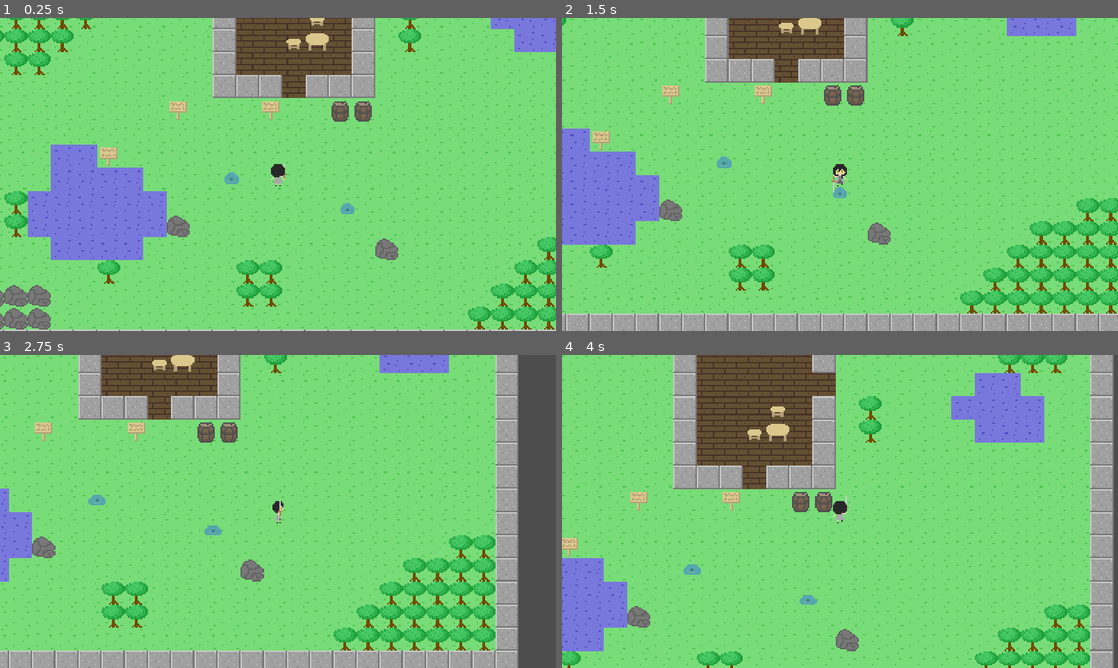
Above: before the commit, frames 1-4 (two rows, left to right).
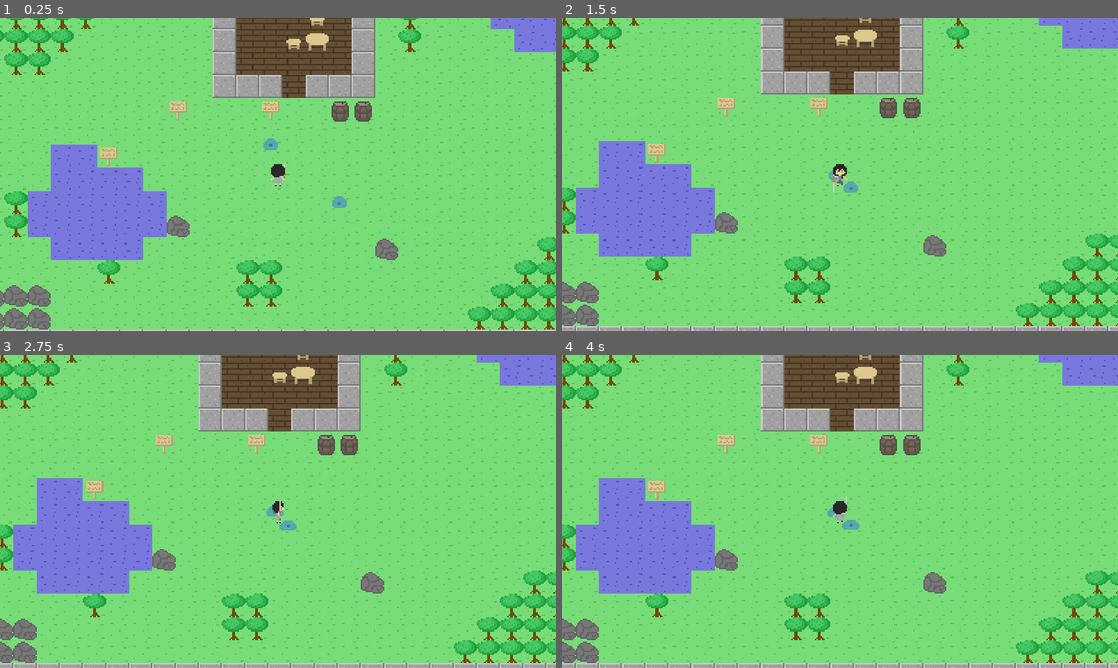
Above: after the commit, the same moments.

Repository: ktmage/test_game
Game: Godot game, scene res://main.tscn
Same seed, same stepped clock (60 frames per second), same inputs: the game is played once before the commit and once after it.
Inputs (mouse positions are in pixels of both pictures, inside the frame that each line leads up to):
- Up to frame 1 (0.25 s): no input
- Up to frame 2 (1.5 s): move the mouse to (739, 111) at 0.52 s; press the mouse at (739, 111) at 0.53 s; hold Right (ui_right) 0.53-1.28 s; move the mouse to (728, 190) at 1.27 s; release the mouse at (728, 190) at 1.28 s; hold Down (ui_down) from 1.28 s (still down); click (728, 190) at 1.35 s
- Up to frame 3 (2.75 s): move the mouse to (333, 442) at 2.02 s; release Down (ui_down) at 2.03 s; press the mouse at (333, 442) at 2.03 s; hold Right (ui_right) from 2.03 s (still down)
- Up to frame 4 (4 s): move the mouse to (812, 574) at 2.77 s; release Right (ui_right) at 2.78 s; release the mouse at (812, 574) at 2.78 s; hold Up (ui_up) 2.78-3.53 s; click (812, 574) at 2.85 s; move the mouse to (1006, 558) at 3.52 s; press the mouse at (1006, 558) at 3.53 s; hold Left (ui_left) from 3.53 s (still down)

The runs differ from the first frame. In frame 1, 0.3% of the frame differs, in the area x 40-64%, y 38-63%; in frame 2, 35%; in frame 3, 47%, in the area x 0-100%, y 0-100%; in frame 4, 45%.

Commit message:
[update] : 敵の移動aiコンポーネントの追加

Diff:
--- /dev/null
+++ b/component/com_enemy_move_ai/com_enemy_move_ai.gd
@@ -0,0 +1,112 @@
+extends Area2D
+
+@export var detection_range: int = 32
+@export var obstacle_range: int = 16
+
+var eight_direction_vector: Array[Vector2] = [Vector2(0,-1),Vector2(1,-1),Vector2(1,0),Vector2(1,1),Vector2(0,1),Vector2(-1,1),Vector2(-1,0),Vector2(-1,-1)]
+
+@onready var parent: CharacterBody2D = get_parent()	#CharacterBody2D以外が今後入るかもしれない
+@onready var rays: Array = get_node("rays").get_children()
+
+
+# Called when the node enters the scene tree for the first time.
+func _ready():
+	#detection_rangeの適用
+	print("えーっと、",get_parent().name," のdetection_rangeは... ",detection_range," ね！設定したよ！")
+	$CollisionShape2D.shape.radius = float(detection_range)
+	#obstacle_rageの適用
+	for ray in rays:
+		ray.target_position.y = float(obstacle_range)
+		print(ray.name,"...",ray.target_position)
+
+	#eight_direction_vectorの正規化
+	for i in range(len(eight_direction_vector)):
+		eight_direction_vector[i] = eight_direction_vector[i].normalized()
+	print(eight_direction_vector)
+
+
+# Called every frame. 'delta' is the elapsed time since the previous frame.
+func _process(delta):
+	pass
+
+
+func get_movedirection():
+	return(move_direction(area_check()))
+
+
+func area_check(): #範囲内にいるプレイヤーを返します。
+	var bodies = get_overlapping_bodies()  # エリア内の物体を取得
+	var closest_body = null  # 最も近い物体を保持するための変数
+	var closest_dist = INF  # 最も近い距離を保持するための変数（初期値は無限大）
+
+	for body in bodies:
+
+		if body.is_in_group("enemy_target"):
+			var dist = body.global_position.distance_to(global_position)  # エリアと各物体との距離を計算
+			if dist < closest_dist:  # もし計算した距離が最も近い距離よりも短ければ
+				closest_dist = dist  # 最も近い距離を更新
+				closest_body = body  # 最も近い物体を更新
+		else:
+			pass
+
+	if closest_body != null: #最短の物
+		var target = closest_body
+		#print(get_parent().name," が検知... ",closest_body.name)
+		return(target)
+	else:
+		pass
+
+
+func move_direction(target):
+	var for_derection_vector: Vector2 #targetへの方向vector
+	var interest_vector: Array[float] #進行方向決定に対するターゲット座標,周囲の障害物から算出する優先度
+	var parent_position: Vector2 = parent.position #親の座標
+	var target_position: Vector2 #ターゲットの座標
+
+	if target != null: #targetがいる際の処理
+		target_position = target.position
+
+		#ターゲット方向を計算
+		for_derection_vector.x =  target_position.x - parent_position.x
+		for_derection_vector.y =  target_position.y - parent_position.y
+		for_derection_vector = for_derection_vector.normalized() #ターゲット方向vectorを正規化
+		#print(for_derection_vector)
+
+		#周囲の障害物をから影響値配列を生成取得
+		var obstacle: Array = obstacle_detection()
+		#内積を計算,obstacle影響値を加算
+		for i in range(len(eight_direction_vector)):
+			#内積の計算
+			var vec: Vector2 = eight_direction_vector[i] * for_derection_vector
+			interest_vector.append(vec.x + vec.y)
+			#障害物影響の加算
+			interest_vector[i] += obstacle[i]
+
+
+		#print(interest_vector)
+
+		#関心度が最大の進行方向のvectorを返す
+		var max_value = interest_vector[0]
+		var max_index = 0
+		for i in range(len(interest_vector)):
+			if interest_vector[i] > max_value:
+				max_value = interest_vector[i]
+				max_index = i
+		var result = eight_direction_vector[max_index]
+		return(result) #進行方向を返す
+
+	else:
+		return(Vector2(0,0))
+
+
+func obstacle_detection():
+	var result: Array[int] = [0,0,0,0,0,0,0,0]
+	var most_close: int = 5
+	var middle_close: int = 2
+
+	for i in range(len(rays)):
+		if rays[i].get_collider() != null:
+			result[i] -= most_close
+			result[(i-1)%8] -= middle_close
+			result[(i+1)%8] -= middle_close
+	return(result)
--- /dev/null
+++ b/component/com_enemy_move_ai/com_enemy_move_ai.tscn
@@ -0,0 +1,48 @@
+[gd_scene load_steps=3 format=3 uid="uid://00yy528sfkwl"]
+
+[ext_resource type="Script" path="res://component/com_enemy_move_ai/com_enemy_move_ai.gd" id="1_jtx0h"]
+
+[sub_resource type="CircleShape2D" id="CircleShape2D_0vtxt"]
+
+[node name="com_enemy_move_ai" type="Area2D"]
+collision_mask = 3
+script = ExtResource("1_jtx0h")
+
+[node name="CollisionShape2D" type="CollisionShape2D" parent="."]
+shape = SubResource("CircleShape2D_0vtxt")
+
+[node name="rays" type="Node2D" parent="."]
+
+[node name="0" type="RayCast2D" parent="rays"]
+rotation = 3.14159
+target_position = Vector2(0, 4)
+
+[node name="1" type="RayCast2D" parent="rays"]
+rotation = -2.3562
+target_position = Vector2(0, 4)
+
+[node name="2" type="RayCast2D" parent="rays"]
+rotation = -1.5708
+target_position = Vector2(0, 4)
+
+[node name="3" type="RayCast2D" parent="rays"]
+rotation = -0.785395
+target_position = Vector2(0, 4)
+
+[node name="4" type="RayCast2D" parent="rays"]
+target_position = Vector2(0, 4)
+
+[node name="5" type="RayCast2D" parent="rays"]
+rotation = 0.785398
+target_position = Vector2(0, 4)
+
+[node name="6" type="RayCast2D" parent="rays"]
+rotation = 1.5708
+target_position = Vector2(0, 4)
+
+[node name="7" type="RayCast2D" parent="rays"]
+rotation = 2.35619
+target_position = Vector2(0, 4)
+
+[connection signal="body_entered" from="." to="." method="_on_body_entered"]
+[connection signal="body_exited" from="." to="." method="_on_body_exited"]
--- a/entity/enemy/slime/slime.gd
+++ b/entity/enemy/slime/slime.gd
@@ -6,5 +6,6 @@
 
 
 func _physics_process(delta):
-
+	velocity = $com_enemy_move_ai.get_movedirection() * 32
+	#$com_enemy_move_ai.get_movedirection()
 	move_and_slide()
--- a/entity/enemy/slime/slime.tscn
+++ b/entity/enemy/slime/slime.tscn
@@ -1,7 +1,8 @@
-[gd_scene load_steps=6 format=3 uid="uid://70pitppp32an"]
+[gd_scene load_steps=7 format=3 uid="uid://70pitppp32an"]
 
 [ext_resource type="Script" path="res://entity/enemy/slime/slime.gd" id="1_xsqbi"]
 [ext_resource type="Texture2D" uid="uid://7i52p4kr6cjd" path="res://entity/enemy/slime/slime.png" id="2_o3cym"]
+[ext_resource type="PackedScene" uid="uid://00yy528sfkwl" path="res://component/com_enemy_move_ai/com_enemy_move_ai.tscn" id="3_4dav0"]
 
 [sub_resource type="Animation" id="Animation_hmqh3"]
 resource_name = "idle"
@@ -42,3 +43,8 @@
 [node name="CollisionShape2D" type="CollisionShape2D" parent="."]
 position = Vector2(0, 1.5)
 shape = SubResource("RectangleShape2D_dunem")
+
+[node name="com_enemy_move_ai" parent="." instance=ExtResource("3_4dav0")]
+position = Vector2(0, 1)
+detection_range = 128
+obstacle_range = 8
--- a/entity/player/player.tscn
+++ b/entity/player/player.tscn
@@ -7,7 +7,7 @@
 [sub_resource type="RectangleShape2D" id="RectangleShape2D_i3f6q"]
 size = Vector2(10, 15)
 
-[node name="player" type="CharacterBody2D"]
+[node name="player" type="CharacterBody2D" groups=["enemy_target"]]
 collision_layer = 2
 script = ExtResource("1_rghen")
 
--- a/main.tscn
+++ b/main.tscn
@@ -36,7 +36,7 @@
 position = Vector2(253, 388)
 
 [node name="Slime" parent="." instance=ExtResource("4_6do46")]
-position = Vector2(221, 389)
+position = Vector2(248, 358)
 
 [node name="Slime2" parent="." instance=ExtResource("4_6do46")]
 position = Vector2(301, 410)
